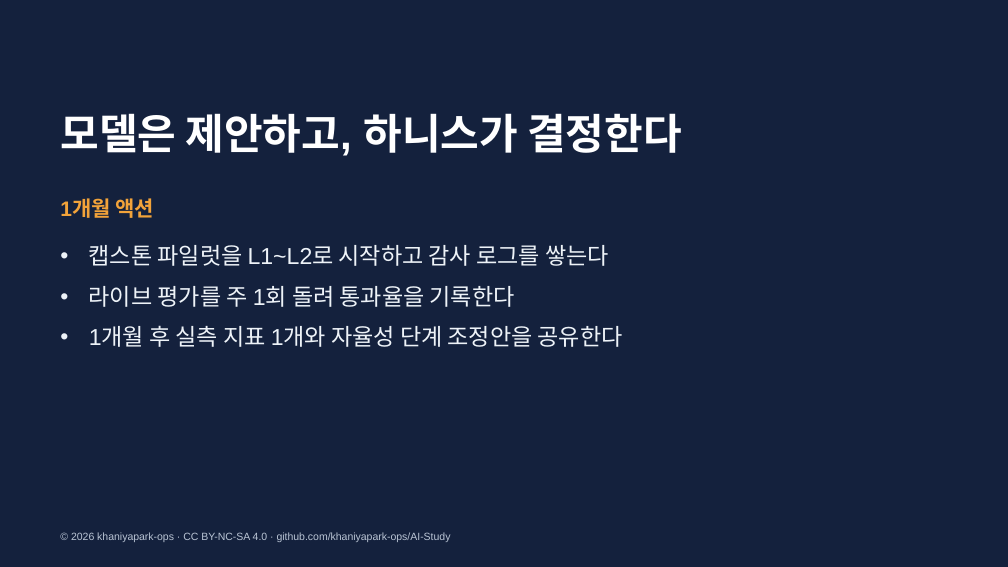
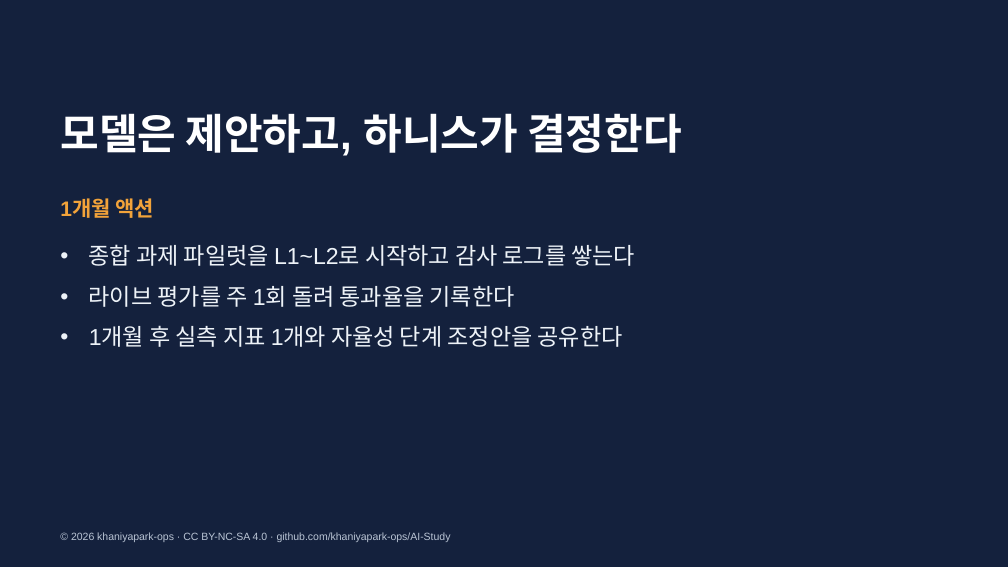
Before and after one commit to khaniyapark-ops/AI-Study, a slide deck: slide 40 of advanced/심화교육_Agentic.pptx. Drawn at 1008x567 pixels with LibreOffice and Linux fonts; fonts in the diff are those of the drawing. Boxes give left, top, right and bottom in pixels: in the first picture for what was removed or moved away, otherwise in the second. Text is boxed around its words. In the diff, an @@ line names an element or a change of style, - is before the commit and + after.

```diff
--- a/advanced/심화교육_Agentic.pptx
+++ b/advanced/심화교육_Agentic.pptx
@@ text at (89, 244, 636, 266): text changed @@
-• 캡스톤 파일럿을 L1~L2로 시작하고 감사 로그를 쌓는다
+• 종합 과제 파일럿을 L1~L2로 시작하고 감사 로그를 쌓는다
```
Also in this commit, not shown: 16 other slides changed, 33 other files.
